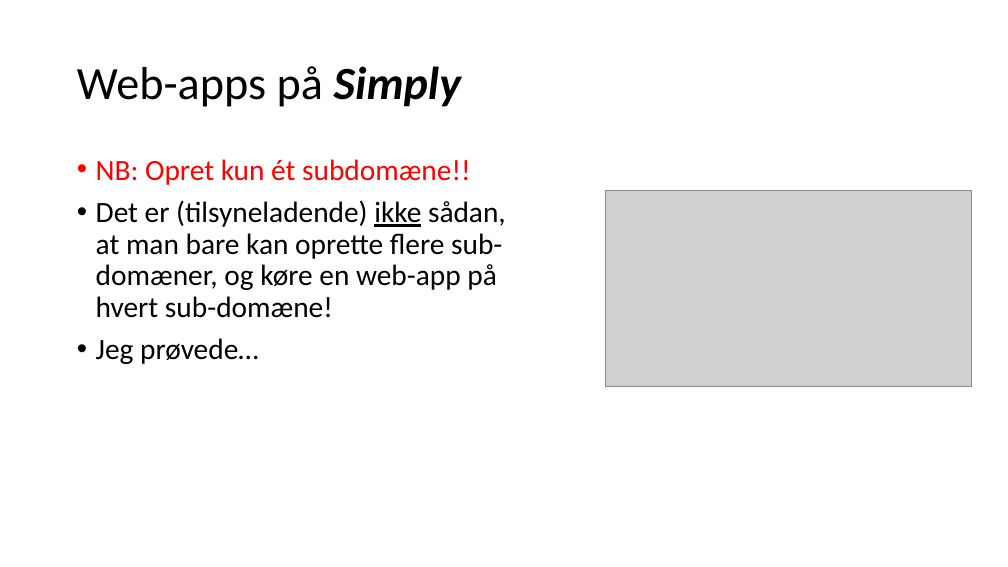
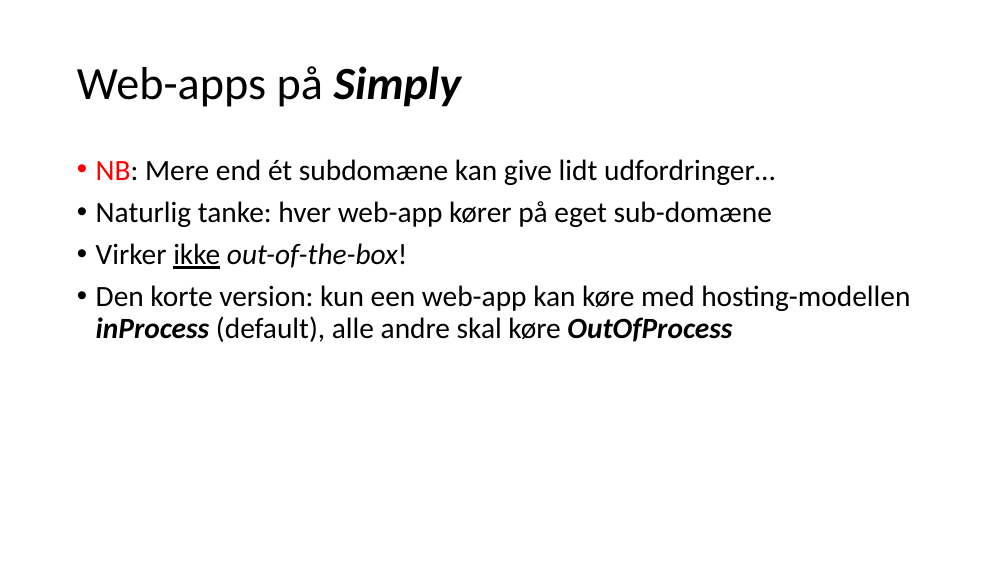
Before and after one commit to perslaursen/OOProg22, a slide deck: slide 26 of Chap/Misc/SimplyWebHosting.pptx (slide 27 before the commit). Drawn at 1008x567 pixels with LibreOffice and Linux fonts; fonts in the diff are those of the drawing; grey boxes stand for pictures. Boxes give left, top, right and bottom in pixels: in the first picture for what was removed or moved away, otherwise in the second. Text is boxed around its words. In the diff, an @@ line names an element or a change of style, - is before the commit and + after.

```diff
--- a/Chap/Misc/SimplyWebHosting.pptx
+++ b/Chap/Misc/SimplyWebHosting.pptx
@@ text at (x1=96, y1=159, x2=910, y2=342): text changed @@
-• NB: Opret kun ét subdomæne!!
-• Det er (tilsyneladende) ikke sådan, at man bare kan oprette flere sub-domæner, og køre en web-app på hvert sub-domæne!
-• Jeg prøvede…
+• NB: Mere end ét subdomæne kan give lidt udfordringer…
+• Naturlig tanke: hver web-app kører på eget sub-domæne
+• Virker ikke out-of-the-box!
+• Den korte version: kun een web-app kan køre med hosting-modellen inProcess (default), alle andre skal køre OutOfProcess
@@ picture removed at (x1=605, y1=191, x2=972, y2=386) @@
```
Also in this commit, not shown: 9 other slides changed, 21 slides added, 19 slides removed.
